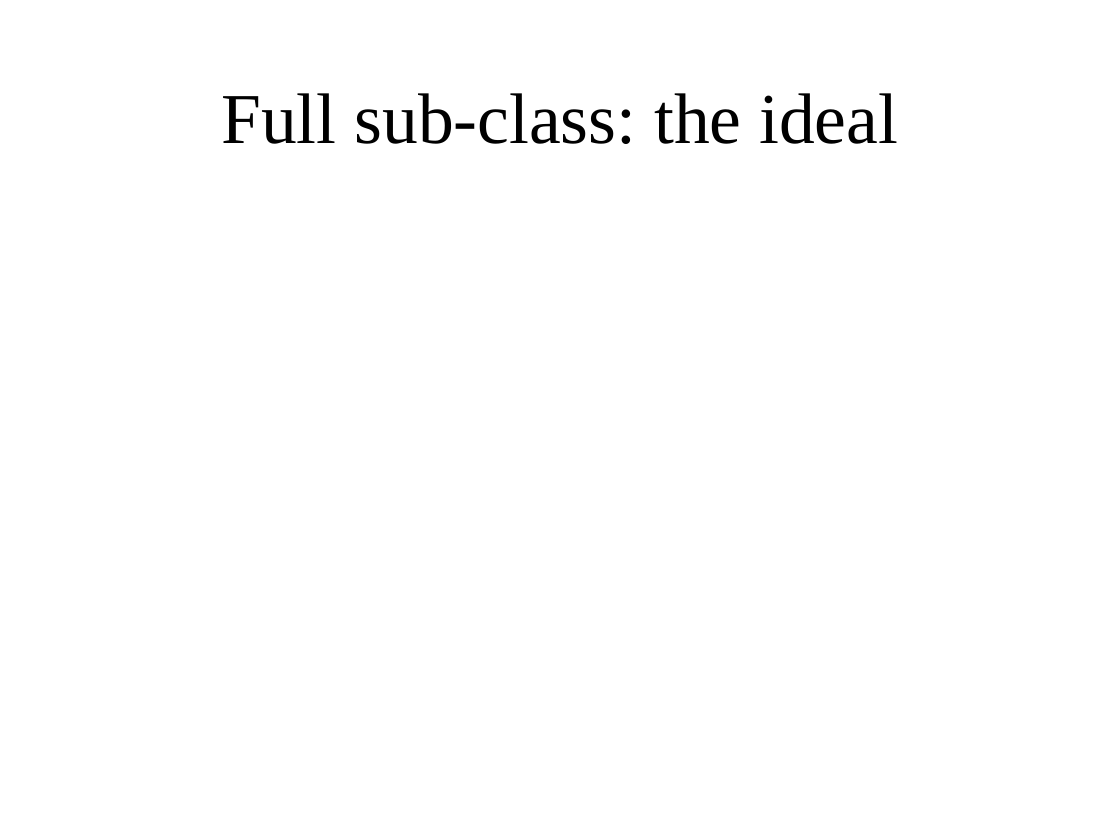
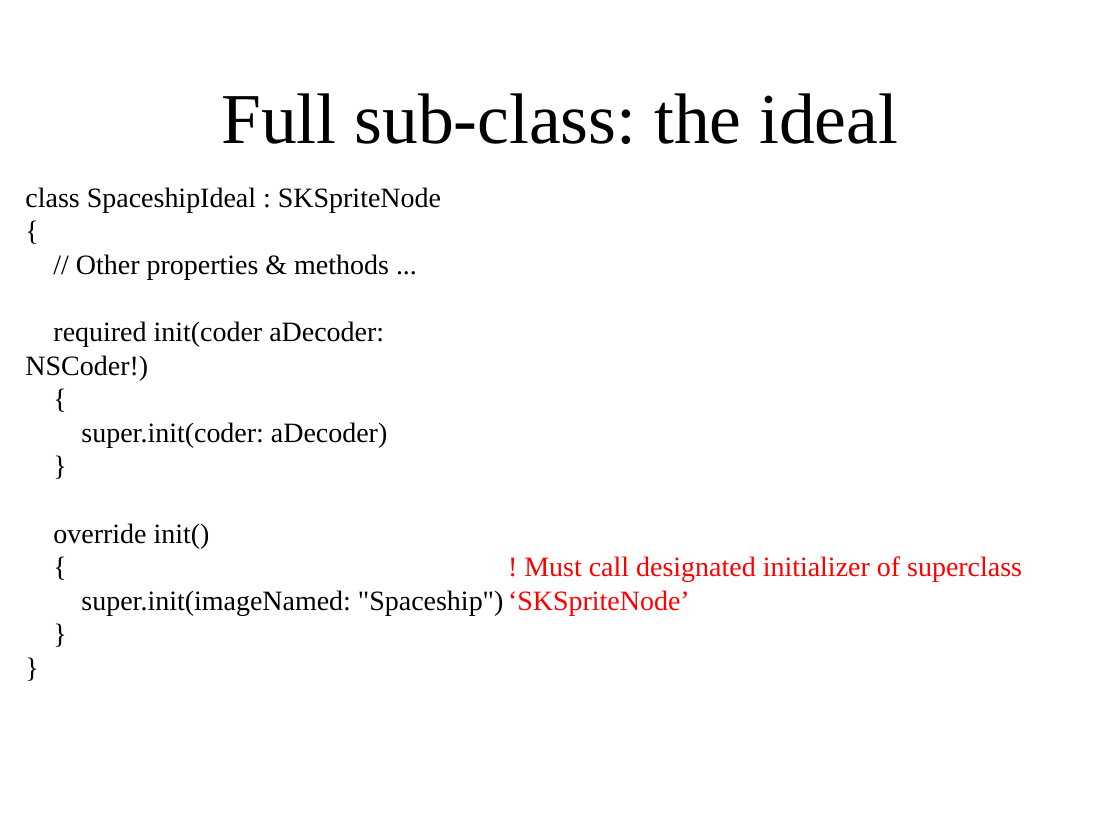
Before and after one commit to petebarber/Misc, a slide deck: slide 5 of HowToSubClassSKSpriteNode/How to subclass SKSpriteNode.pptx. Drawn at 1120x840 pixels with LibreOffice and Linux fonts; fonts in the diff are those of the drawing; background and template pictures are left out. Boxes give left, top, right and bottom in pixels: in the first picture for what was removed or moved away, otherwise in the second. Text is boxed around its words. In the diff, an @@ line names an element or a change of style, - is before the commit and + after.

```diff
--- a/HowToSubClassSKSpriteNode/How to subclass SKSpriteNode.pptx
+++ b/HowToSubClassSKSpriteNode/How to subclass SKSpriteNode.pptx
@@ text added at (25, 187, 504, 615), 18 pt, text #000000 @@
+class SpaceshipIdeal : SKSpriteNode
+{
+// Other properties & methods ...
+required init(coder aDecoder: NSCoder!)
+{
+super.init(coder: aDecoder)
+}
+override init()
+{
+super.init(imageNamed: "Spaceship")
+}
+}
@@ text added at (508, 556, 1022, 615), 18 pt, text #FF0000 @@
+! Must call designated initializer of superclass ‘SKSpriteNode’
```
Also in this commit, not shown: 1 other slide changed, 2 other files.
